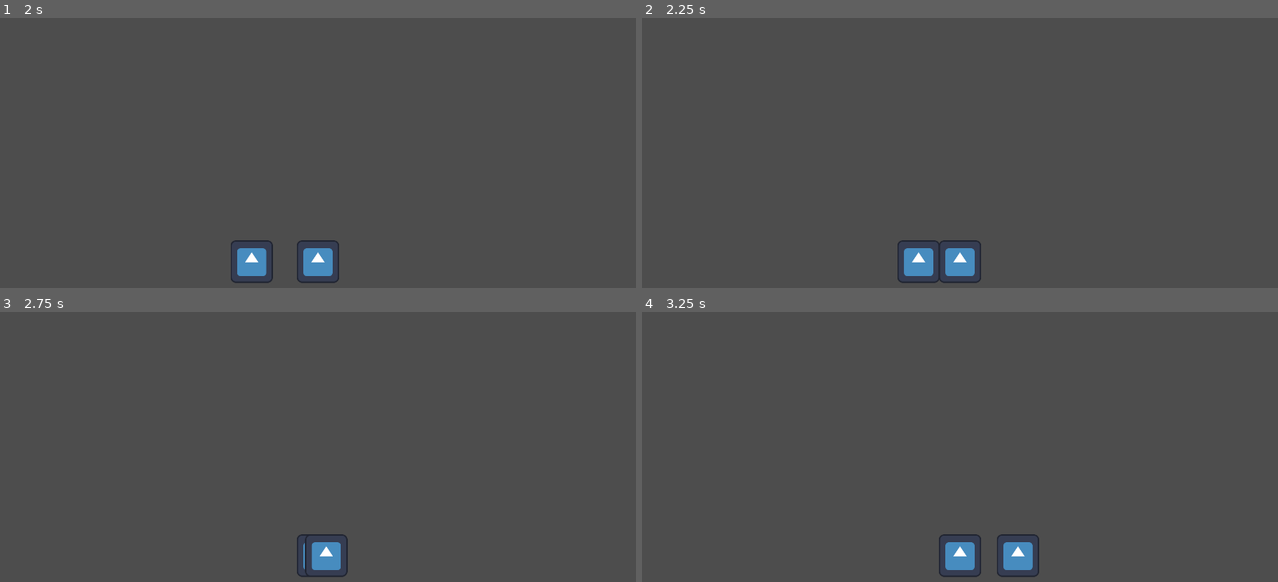
Above: before the commit, frames 1-4 (two rows, left to right).
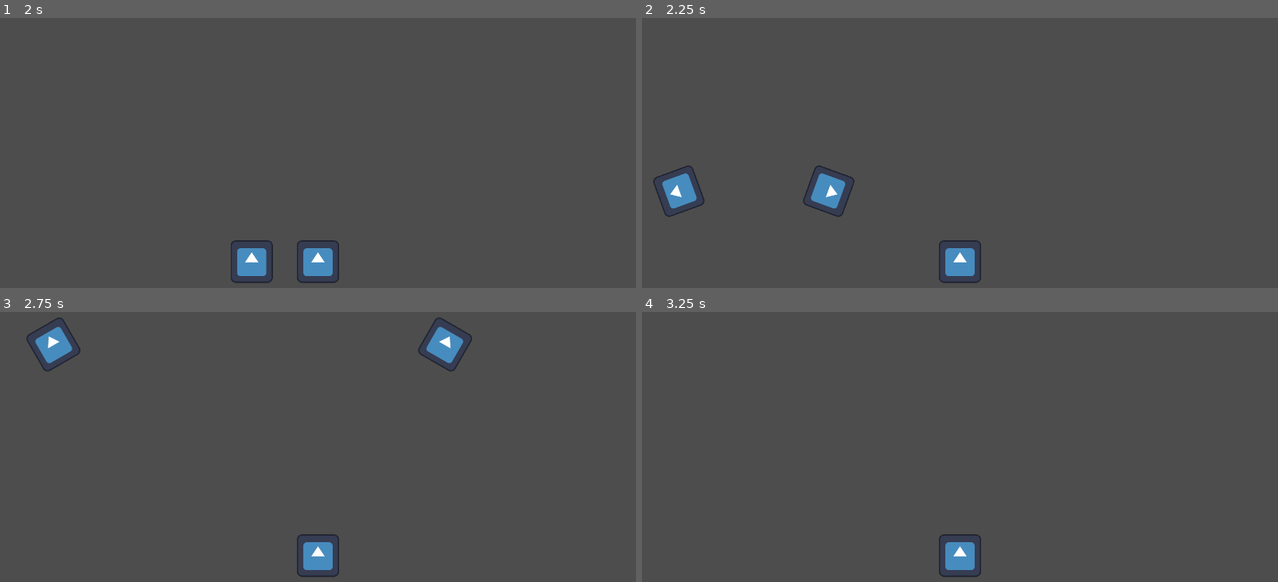
Above: after the commit, the same moments.

Repository: Jam-n-Bees/Garden-Guardian
Game: Godot game, scene res://MainScene.tscn
Same seed, same stepped clock (60 frames per second), same inputs: the game is played once before the commit and once after it. The engine's default icon, where the game draws it, is replaced by a stand-in: a white triangle on a blue panel in a dark square.
Inputs (mouse positions are in pixels of both pictures, inside the frame that each line leads up to):
- Up to frame 1 (2 s): move the mouse to (457, 174) at 0.52 s; press the mouse at (457, 174) at 0.53 s; move the mouse to (190, 209) at 1.27 s; release the mouse at (190, 209) at 1.28 s; right-click (190, 209) at 1.35 s
- Up to frame 2 (2.25 s): move the mouse to (1023, 112) at 2.02 s; press the mouse at (1023, 112) at 2.03 s
- Up to frame 3 (2.75 s): no input
- Up to frame 4 (3.25 s): move the mouse to (928, 557) at 2.77 s; release the mouse at (928, 557) at 2.78 s; right-click (928, 557) at 2.85 s

Frame 1 is identical in both runs. In frame 2, 1.9% of the frame differs, in the area x 1-47%, y 54-99%; in frame 3, 1.7%; in frame 4, 0.6%.

Commit message:
The goons now die! Wow!
So the "await 'tween'.finished" function is absolutely amazing, I'm so glad I learned what tweening is it's so useful and helpful, for all forms of cutscenes and movement and IT'S SO GOOD!

Diff:
--- a/goons/goon_scripts/goon_class.gd
+++ b/goons/goon_scripts/goon_class.gd
@@ -25,10 +25,10 @@
 			self.position.x -= delta*base_speed*slow_down
 		if goon_approach == Incoming.LEFT:
 			self.position.x += delta*base_speed*slow_down
-	else:
-		pass
 
 func _ready() -> void:
+	await get_tree().create_timer(2).timeout
+	knockout()
 	pass
 
 func pause():
@@ -51,3 +51,6 @@
 		var target := Vector2(target_x, -100)
 		rotate.tween_property(self,"rotation_degrees",-3000,3)
 		nyoom.tween_property(self,"position", target, 1)
+	await nyoom.finished
+	print("Dead!")
+	self.queue_free()
